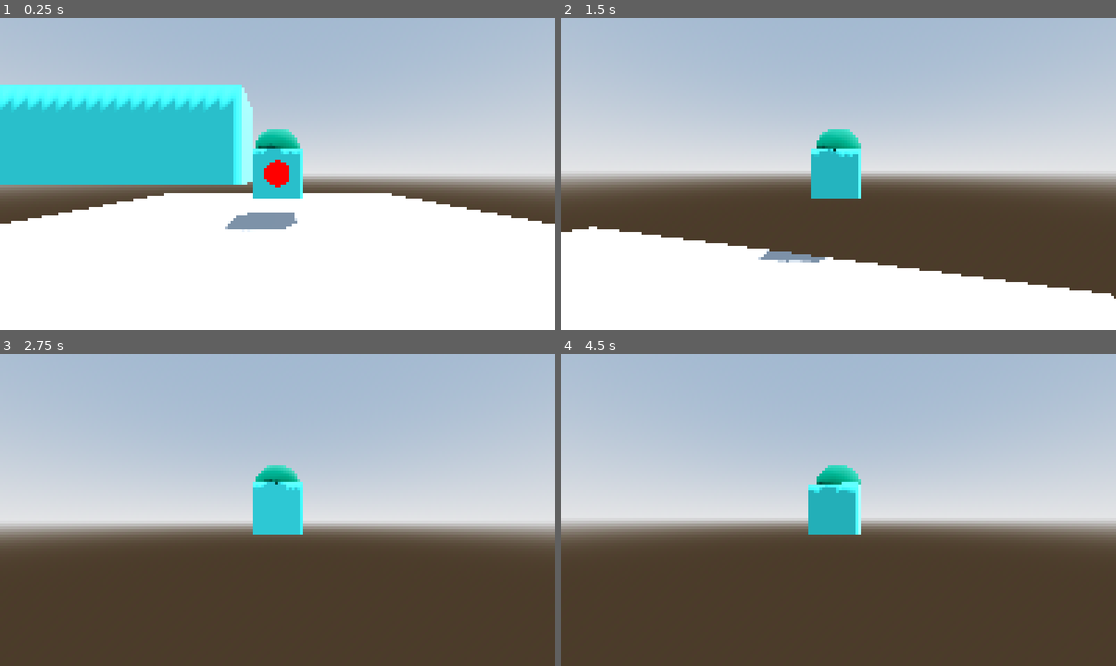
Above: before the commit, frames 1-4 (two rows, left to right).
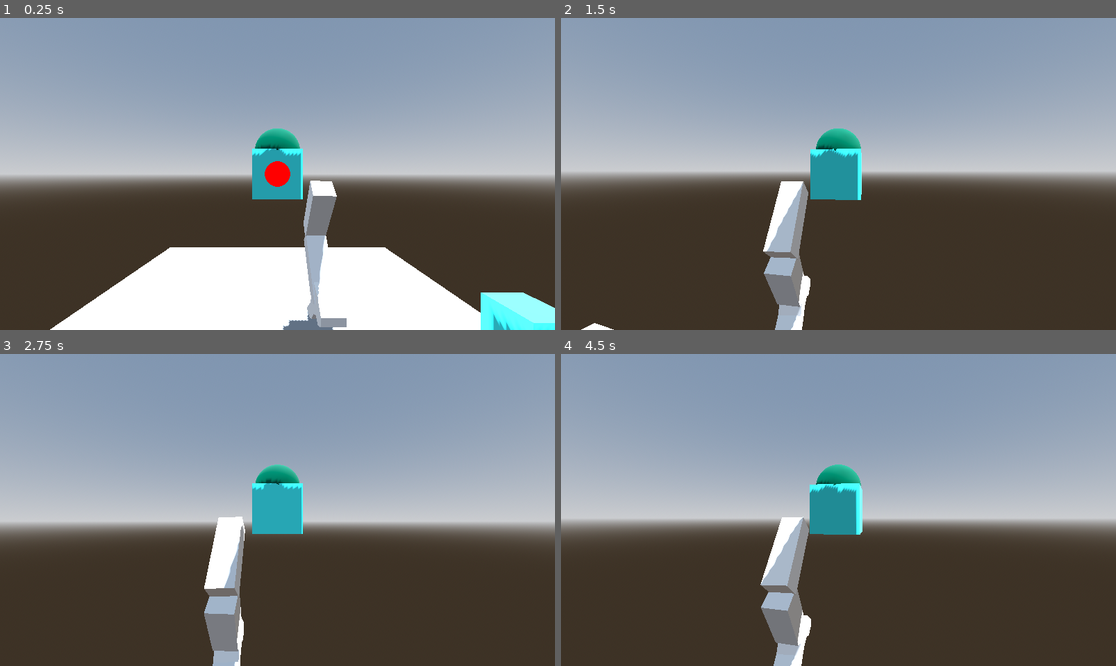
Above: after the commit, the same moments.

Repository: jalvarez2016/Bot-Heart-Prototype
Game: Godot game, scene res://PlayableScenes/PlayerPlayGround.tscn
Same seed, same stepped clock (60 frames per second), same inputs: the game is played once before the commit and once after it. The project has no main scene, so this scene is started directly.
Inputs (mouse positions are in pixels of both pictures, inside the frame that each line leads up to):
- Up to frame 1 (0.25 s): no input
- Up to frame 2 (1.5 s): move the mouse to (866, 174) at 0.52 s; hold Shift (sprint) 0.53-1.28 s; hold W (forward) from 0.53 s (still down); tap Space (jump) at 0.77 s; move the mouse to (810, 174) at 1.27 s; tap Shift (sprint) at 1.35 s
- Up to frame 3 (2.75 s): keep holding W (forward); tap Space (jump) at 1.52 s; move the mouse to (288, 503) at 2.02 s; hold Shift (sprint) from 2.03 s (still down)
- Up to frame 4 (4.5 s): keep holding W (forward); move the mouse to (832, 516) at 2.77 s; release Shift (sprint) at 2.78 s; tap Shift (sprint) at 2.85, 4.35 s; tap Space (jump) at 3.02, 3.77 s; move the mouse to (877, 513) at 3.52 s; hold Shift (sprint) 3.53-4.28 s; move the mouse to (794, 506) at 4.27 s

The runs differ from the first frame. In frame 1, 79% of the frame differs, in the area x 0-100%, y 0-100%; in frame 2, 76%; in frame 3, 59%; in frame 4, 59%.

Commit message:
attempt at legs

Diff:
--- a/PlayableScenes/PlayerPlayGround.tscn
+++ b/PlayableScenes/PlayerPlayGround.tscn
@@ -1,7 +1,8 @@
-[gd_scene load_steps=8 format=3 uid="uid://dgdxgxjc2yo7o"]
+[gd_scene load_steps=9 format=3 uid="uid://dgdxgxjc2yo7o"]
 
 [ext_resource type="PackedScene" uid="uid://7mmvptvm8oaa" path="res://Player/Entity/Player.tscn" id="1_qcrmj"]
-[ext_resource type="PackedScene" uid="uid://5fq63xnuu27o" path="res://Player/BaseParts/BaseArm.tscn" id="2_edu2i"]
+[ext_resource type="PackedScene" uid="uid://5fq63xnuu27o" path="res://Player/BaseParts/Drops/BaseArm.tscn" id="2_edu2i"]
+[ext_resource type="PackedScene" uid="uid://bx6tjfq58ouv5" path="res://Player/BaseParts/Drops/BaseLeg.tscn" id="3_c213v"]
 
 [sub_resource type="ProceduralSkyMaterial" id="ProceduralSkyMaterial_qcrmj"]
 sky_horizon_color = Color(0.662243, 0.671743, 0.686743, 1)
@@ -31,15 +32,21 @@
 shadow_enabled = true
 
 [node name="Player" parent="." instance=ExtResource("1_qcrmj")]
-transform = Transform3D(1, 0, 0, 0, 1, 0, 0, 0, 1, 0, 4, 0)
+transform = Transform3D(1, 0, 0, 0, 1, 0, 0, 0, 1, 0, 9, 0)
+LeftLeg = true
 
 [node name="MeshInstance3D" type="MeshInstance3D" parent="."]
 mesh = SubResource("BoxMesh_qcrmj")
 
 [node name="StaticBody3D" type="StaticBody3D" parent="MeshInstance3D"]
+collision_layer = 255
+collision_mask = 255
 
 [node name="CollisionShape3D" type="CollisionShape3D" parent="MeshInstance3D/StaticBody3D"]
 shape = SubResource("ConcavePolygonShape3D_qcrmj")
 
 [node name="BaseArm" parent="." instance=ExtResource("2_edu2i")]
 transform = Transform3D(1, 0, 0, 0, 1, 0, 0, 0, 1, -2.34663, 3, 6.45115)
+
+[node name="BaseLeg" parent="." instance=ExtResource("3_c213v")]
+transform = Transform3D(1, 0, 0, 0, 1, 0, 0, 0, 1, 5.37895, 2.5, 4.62827)
--- /dev/null
+++ b/Player/BaseParts/Attachments/BaseArm.tscn
@@ -0,0 +1,51 @@
+[gd_scene load_steps=7 format=3 uid="uid://coap37bco1m7u"]
+
+[sub_resource type="ConvexPolygonShape3D" id="ConvexPolygonShape3D_ljtwe"]
+points = PackedVector3Array(2, 0.5, 0.5, 2, 0.5, -0.5, -2, 0.5, 0.5, 2, -0.5, 0.5, 2, -0.5, -0.5, -2, 0.5, -0.5, -2, -0.5, 0.5, -2, -0.5, -0.5)
+
+[sub_resource type="BoxMesh" id="BoxMesh_3hqeh"]
+size = Vector3(2.5, 2.5, 2.5)
+
+[sub_resource type="StandardMaterial3D" id="StandardMaterial3D_7x5qj"]
+diffuse_mode = 3
+albedo_color = Color(0.313726, 1, 1, 1)
+
+[sub_resource type="BoxMesh" id="BoxMesh_7x5qj"]
+size = Vector3(1, 3, 1)
+
+[sub_resource type="BoxShape3D" id="BoxShape3D_3hqeh"]
+size = Vector3(3, 3, 3)
+
+[sub_resource type="BoxShape3D" id="BoxShape3D_7x5qj"]
+size = Vector3(1, 3, 1)
+
+[node name="BaseArm" type="Node3D"]
+
+[node name="Marker3D" type="Marker3D" parent="."]
+
+[node name="Area3D" type="Area3D" parent="Marker3D"]
+
+[node name="CollisionShape3D" type="CollisionShape3D" parent="Marker3D/Area3D"]
+shape = SubResource("ConvexPolygonShape3D_ljtwe")
+
+[node name="StaticBody3D" type="StaticBody3D" parent="Marker3D"]
+collision_layer = 2
+collision_mask = 254
+
+[node name="MeshInstance3D" type="MeshInstance3D" parent="Marker3D/StaticBody3D"]
+transform = Transform3D(1, 0, 0, 0, 1, 0, 0, 0, 1, -1.25, 0, 0)
+mesh = SubResource("BoxMesh_3hqeh")
+skeleton = NodePath("../../../..")
+surface_material_override/0 = SubResource("StandardMaterial3D_7x5qj")
+
+[node name="MeshInstance3D" type="MeshInstance3D" parent="Marker3D/StaticBody3D/MeshInstance3D"]
+transform = Transform3D(1, 0, 0, 0, 1, 0, 0, 0, 1, 0, -2, 0)
+mesh = SubResource("BoxMesh_7x5qj")
+
+[node name="CollisionShape3D" type="CollisionShape3D" parent="Marker3D/StaticBody3D"]
+transform = Transform3D(1, 0, 0, 0, 1, 0, 0, 0, 1, -1.25, 0, 0)
+shape = SubResource("BoxShape3D_3hqeh")
+
+[node name="CollisionShape3D2" type="CollisionShape3D" parent="Marker3D/StaticBody3D"]
+transform = Transform3D(1, 0, 0, 0, 1, 0, 0, 0, 1, -1.25, -2, 0)
+shape = SubResource("BoxShape3D_7x5qj")
--- /dev/null
+++ b/Player/BaseParts/Attachments/BaseLeg.tscn
@@ -0,0 +1,24 @@
+[gd_scene load_steps=2 format=3 uid="uid://x2dddwu68s1b"]
+
+[ext_resource type="PackedScene" uid="uid://ljmnd76c7jm0" path="res://Player/BaseParts/Models/LegIK.glb" id="1_8tmb7"]
+
+[node name="BaseLeg" type="Node3D"]
+
+[node name="Marker3D" type="Marker3D" parent="."]
+
+[node name="LegIK" parent="Marker3D" instance=ExtResource("1_8tmb7")]
+transform = Transform3D(1, 0, 0, 0, 1, 0, 0, 0, 1, 0, -6, 0)
+
+[node name="Cube_002" parent="Marker3D/LegIK/Armature/Skeleton3D" index="0"]
+transform = Transform3D(0.998853, -0.00148713, 0.0478565, 0.0203828, -0.891216, -0.453122, 0.0433243, 0.453577, -0.890163, 0.127715, 5.91979, -1.10239)
+
+[node name="Cube" parent="Marker3D/LegIK/Armature/Skeleton3D" index="1"]
+transform = Transform3D(0.499408, -0.023918, -0.00440385, -0.0222214, -0.411976, -0.282457, 0.00988307, 0.282319, -0.412551, 0.050561, 5.33088, 0.262497)
+
+[node name="Cube_001" parent="Marker3D/LegIK/Armature/Skeleton3D" index="2"]
+transform = Transform3D(0.49981, 0.01323, -0.00382821, 0.0128416, -0.397422, 0.303135, 0.0049781, -0.303118, -0.397611, -0.065241, 2.61026, 1.45811)
+
+[node name="LookAtModifier3D" type="LookAtModifier3D" parent="Marker3D"]
+target_node = NodePath("../LegIK/Armature/Skeleton3D/Cube_002")
+
+[editable path="Marker3D/LegIK"]
--- a/Player/BaseParts/BaseArm.tscn
+++ /dev/null
@@ -1,26 +0,0 @@
-[gd_scene load_steps=4 format=3 uid="uid://5fq63xnuu27o"]
-
-[sub_resource type="BoxMesh" id="BoxMesh_n15fn"]
-size = Vector3(4, 1, 1)
-
-[sub_resource type="StandardMaterial3D" id="StandardMaterial3D_n15fn"]
-diffuse_mode = 3
-albedo_color = Color(0.313726, 1, 1, 1)
-
-[sub_resource type="ConvexPolygonShape3D" id="ConvexPolygonShape3D_n15fn"]
-points = PackedVector3Array(2, 0.5, 0.5, 2, 0.5, -0.5, -2, 0.5, 0.5, 2, -0.5, 0.5, 2, -0.5, -0.5, -2, 0.5, -0.5, -2, -0.5, 0.5, -2, -0.5, -0.5)
-
-[node name="BaseArm" type="Node3D"]
-
-[node name="RigidBody3D" type="RigidBody3D" parent="."]
-
-[node name="MeshInstance3D" type="MeshInstance3D" parent="RigidBody3D"]
-mesh = SubResource("BoxMesh_n15fn")
-skeleton = NodePath("../..")
-surface_material_override/0 = SubResource("StandardMaterial3D_n15fn")
-
-[node name="CollisionShape3D" type="CollisionShape3D" parent="RigidBody3D"]
-shape = SubResource("ConvexPolygonShape3D_n15fn")
-
-[node name="Marker3D" type="Marker3D" parent="."]
-transform = Transform3D(1, 0, 0, 0, 1, 0, 0, 0, 1, -2, 0, 0)
--- /dev/null
+++ b/Player/BaseParts/Drops/BaseArm.tscn
@@ -0,0 +1,31 @@
+[gd_scene load_steps=5 format=3 uid="uid://5fq63xnuu27o"]
+
+[ext_resource type="Script" uid="uid://dqp5puefmfdfj" path="res://Player/BaseParts/base_arm.gd" id="1_5aqte"]
+
+[sub_resource type="BoxMesh" id="BoxMesh_n15fn"]
+size = Vector3(4, 1, 1)
+
+[sub_resource type="StandardMaterial3D" id="StandardMaterial3D_n15fn"]
+diffuse_mode = 3
+albedo_color = Color(0.313726, 1, 1, 1)
+
+[sub_resource type="ConvexPolygonShape3D" id="ConvexPolygonShape3D_n15fn"]
+points = PackedVector3Array(2, 0.5, 0.5, 2, 0.5, -0.5, -2, 0.5, 0.5, 2, -0.5, 0.5, 2, -0.5, -0.5, -2, 0.5, -0.5, -2, -0.5, 0.5, -2, -0.5, -0.5)
+
+[node name="BaseArm" type="Node3D" node_paths=PackedStringArray("anchor")]
+script = ExtResource("1_5aqte")
+anchor = NodePath("Marker3D")
+
+[node name="Marker3D" type="Marker3D" parent="."]
+transform = Transform3D(1, 0, 0, 0, 1, 0, 0, 0, 1, -2, 0, 0)
+
+[node name="RigidBody3D" type="RigidBody3D" parent="Marker3D"]
+transform = Transform3D(1, 0, 0, 0, 1, 0, 0, 0, 1, 2, 0, 0)
+
+[node name="MeshInstance3D" type="MeshInstance3D" parent="Marker3D/RigidBody3D"]
+mesh = SubResource("BoxMesh_n15fn")
+skeleton = NodePath("../../..")
+surface_material_override/0 = SubResource("StandardMaterial3D_n15fn")
+
+[node name="CollisionShape3D" type="CollisionShape3D" parent="Marker3D/RigidBody3D"]
+shape = SubResource("ConvexPolygonShape3D_n15fn")
--- /dev/null
+++ b/Player/BaseParts/Drops/BaseLeg.tscn
@@ -0,0 +1,31 @@
+[gd_scene load_steps=5 format=3 uid="uid://bx6tjfq58ouv5"]
+
+[ext_resource type="Script" uid="uid://b6h8a0fykjcb5" path="res://Player/BaseParts/base_leg.gd" id="1_6hjhi"]
+
+[sub_resource type="BoxMesh" id="BoxMesh_3mi58"]
+size = Vector3(4, 1, 1)
+
+[sub_resource type="StandardMaterial3D" id="StandardMaterial3D_6hjhi"]
+diffuse_mode = 3
+albedo_color = Color(0.313726, 1, 1, 1)
+
+[sub_resource type="ConvexPolygonShape3D" id="ConvexPolygonShape3D_c7ka6"]
+points = PackedVector3Array(2, 0.5, 0.5, 2, 0.5, -0.5, -2, 0.5, 0.5, 2, -0.5, 0.5, 2, -0.5, -0.5, -2, 0.5, -0.5, -2, -0.5, 0.5, -2, -0.5, -0.5)
+
+[node name="BaseLeg" type="Node3D" node_paths=PackedStringArray("anchor")]
+script = ExtResource("1_6hjhi")
+anchor = NodePath("Marker3D")
+
+[node name="Marker3D" type="Marker3D" parent="."]
+transform = Transform3D(1, 0, 0, 0, 1, 0, 0, 0, 1, 0, 2, 0)
+
+[node name="RigidBody3D" type="RigidBody3D" parent="Marker3D"]
+transform = Transform3D(-4.37114e-08, 1, 0, -1, -4.37114e-08, 0, 0, 0, 1, 0, -2, 0)
+
+[node name="MeshInstance3D" type="MeshInstance3D" parent="Marker3D/RigidBody3D"]
+mesh = SubResource("BoxMesh_3mi58")
+skeleton = NodePath("../../..")
+surface_material_override/0 = SubResource("StandardMaterial3D_6hjhi")
+
+[node name="CollisionShape3D" type="CollisionShape3D" parent="Marker3D/RigidBody3D"]
+shape = SubResource("ConvexPolygonShape3D_c7ka6")
--- /dev/null
+++ b/Player/BaseParts/base_arm.gd
@@ -0,0 +1,2 @@
+extends Node3D
+@export var anchor : Marker3D
--- /dev/null
+++ b/Player/BaseParts/base_leg.gd
@@ -0,0 +1,2 @@
+extends Node3D
+@export var anchor : Marker3D
--- a/Player/Entity/Player.tscn
+++ b/Player/Entity/Player.tscn
@@ -6,6 +6,10 @@
 
 [sub_resource type="BoxShape3D" id="BoxShape3D_jgdqt"]
 size = Vector3(2, 2, 2)
+
+[sub_resource type="CapsuleShape3D" id="CapsuleShape3D_mahfv"]
+radius = 1.65229
+height = 8.0
 
 [sub_resource type="BoxMesh" id="BoxMesh_jgdqt"]
 size = Vector3(2, 2, 2)
@@ -45,7 +49,8 @@
 shape = SubResource("BoxShape3D_jgdqt")
 
 [node name="CollisionShape3D" type="CollisionShape3D" parent="."]
-shape = SubResource("BoxShape3D_jgdqt")
+transform = Transform3D(1, 0, 0, 0, 1, 0, 0, 0, 1, 0, -2, 0)
+shape = SubResource("CapsuleShape3D_mahfv")
 
 [node name="MeshInstance3D" type="MeshInstance3D" parent="."]
 mesh = SubResource("BoxMesh_jgdqt")
@@ -67,10 +72,10 @@
 transform = Transform3D(1, 0, 0, 0, 1, 0, 0, 0, 1, 1, 0, 0)
 
 [node name="RightArm" type="Marker3D" parent="MeshInstance3D/AnchorPoints"]
-transform = Transform3D(1, 0, 0, 0, 1, 0, 0, 0, 1, -1, 0, 0)
+transform = Transform3D(1, 0, 0, 0, 1, 0, 0, 0, 1, -1.2, 0, 0)
 
 [node name="LeftLeg" type="Marker3D" parent="MeshInstance3D/AnchorPoints"]
-transform = Transform3D(1, 0, 0, 0, 1, 0, 0, 0, 1, 1, -1, 0)
+transform = Transform3D(1, 0, 0, 0, 1, 0, 0, 0, 1, 2, -1, 0)
 
 [node name="RightLeg" type="Marker3D" parent="MeshInstance3D/AnchorPoints"]
 transform = Transform3D(1, 0, 0, 0, 1, 0, 0, 0, 1, -1, -1, 0)
@@ -88,5 +93,6 @@
 
 [node name="MeshInstance3D" type="MeshInstance3D" parent="Head/SpringArm3D/Camera3D"]
 transform = Transform3D(1, 0, 0, 0, -4.37114e-08, -1, 0, 1, -4.37114e-08, 0, 0, -1)
+visible = false
 mesh = SubResource("PlaneMesh_mahfv")
 surface_material_override/0 = SubResource("ShaderMaterial_hdlnp")
--- a/Player/Entity/playerController.gd
+++ b/Player/Entity/playerController.gd
@@ -3,6 +3,16 @@
 @export var speed := 8.0
 @export var jump_force := 20.0
 @export var health := 100
+
+@export var RightArm : bool
+@export var LeftArm : bool
+@export var RightLeg : bool
+@export var LeftLeg : bool
+@onready var RightArmAnchor : Marker3D = $MeshInstance3D/AnchorPoints/RightArm
+@onready var LeftArmAnchor : Marker3D = $MeshInstance3D/AnchorPoints/LeftArm
+@onready var RightLegAnchor : Marker3D = $MeshInstance3D/AnchorPoints/RightLeg
+@onready var LeftLegAnchor : Marker3D = $MeshInstance3D/AnchorPoints/LeftLeg
+
 
 @onready var spring_arm: SpringArm3D = $Head/SpringArm3D
 @onready var mesh : MeshInstance3D = $MeshInstance3D
@@ -11,7 +21,19 @@
 var isAlive : bool = true
 var isSprinting : bool = false
 var dodging : bool = false
-var isOnMachine : bool = false
+
+var defaultArm = preload("res://Player/BaseParts/Attachments/BaseArm.tscn")
+var defaultLeg = preload("res://Player/BaseParts/Attachments/BaseLeg.tscn")
+
+func _ready() -> void:
+	if RightArm:
+		var arm = defaultArm.instantiate()
+		RightArmAnchor.add_child(arm)
+		pass
+	if LeftLeg:
+		var leg = defaultLeg.instantiate()
+		LeftLegAnchor.add_child(leg)
+	pass
 
 func _process(delta: float) -> void:
 
--- a/project.godot
+++ b/project.godot
@@ -51,6 +51,15 @@
 "events": [Object(InputEventKey,"resource_local_to_scene":false,"resource_name":"","device":-1,"window_id":0,"alt_press …(195 unchanged characters)…
 ]
 }
+equip={
+"deadzone": 0.2,
+"events": [Object(InputEventKey,"resource_local_to_scene":false,"resource_name":"","device":-1,"window_id":0,"alt_pressed":false,"shift_pressed":false,"ctrl_pressed":false,"meta_pressed":false,"pressed":false,"keycode":0,"physical_keycode":69,"key_label":0,"unicode":101,"location":0,"echo":false,"script":null)
+]
+}
+
+[layer_names]
+
+3d_physics/layer_1="Player"
 
 [rendering]
 
Binary file added: Player/BaseParts/Drops/LegIK.glb
Not shown, added: Player/BaseParts/Drops/LegIK.glb.import
Binary file added: Player/BaseParts/Models/LegIK.glb
Not shown, added: Player/BaseParts/Models/LegIK.glb.import
Not shown, added: Player/BaseParts/base_arm.gd.uid
Not shown, added: Player/BaseParts/base_leg.gd.uid
Not shown: 1 places in Player/Entity/Player.tscn that only renumber resources
